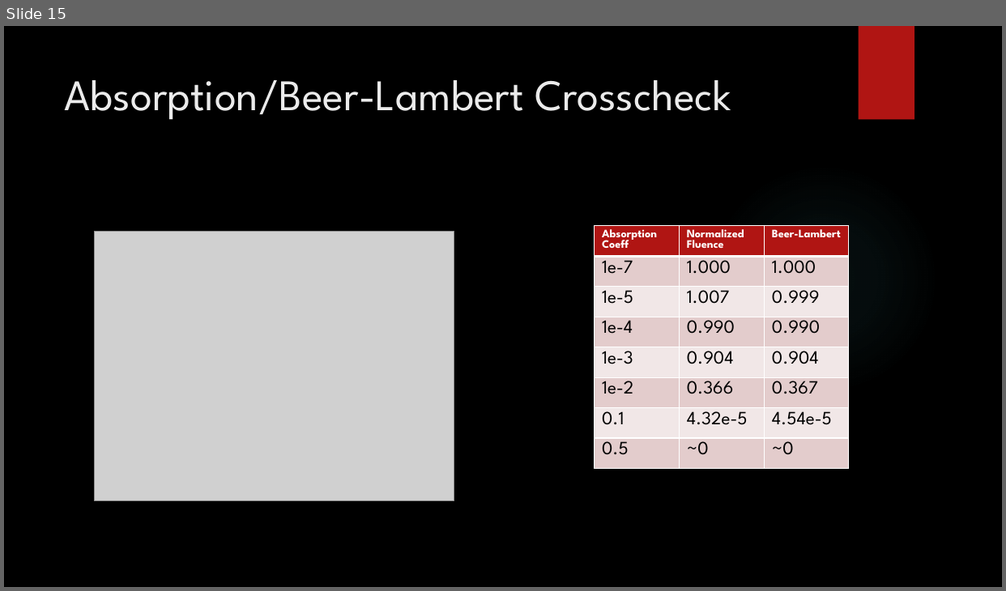
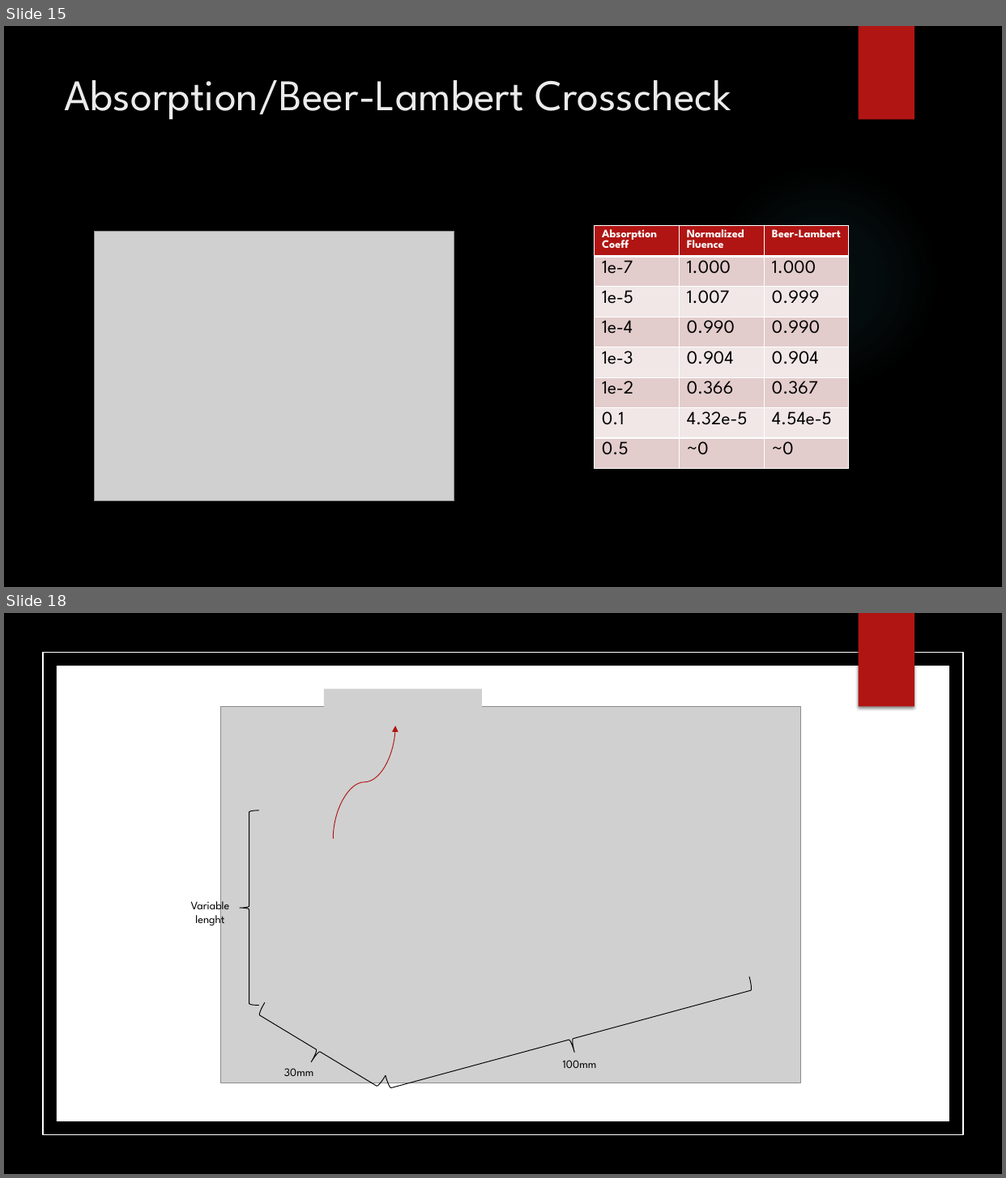
Before and after one commit to KAANVOLKAN05/GPGPU_Research, a slide deck: MonteCarlo/MonteCarloProj/Presentation for West River.pptx. Shown one above the other, each under a label of ours: slide 15 before the commit, slides 15 and 18 after it; the slides between them are not shown. The pictures are 1006x591 and 1006x1178 pixels, drawn with LibreOffice and Linux fonts; fonts in the diff are those of the drawing; grey boxes stand for pictures; background and template pictures are left out. Boxes give left, top, right and bottom in pixels: in the first picture for what was removed or moved away, otherwise in the second. Text is boxed around its words. In the diff, an @@ line names an element or a change of style, - is before the commit and + after.

```diff
--- a/MonteCarlo/MonteCarloProj/Presentation for West River.pptx
+++ b/MonteCarlo/MonteCarloProj/Presentation for West River.pptx
@@ slide 18 added at (x1=4, y1=613, x2=1002, y2=1174), background picture (left out) @@
@@ rectangle added at (x1=4, y1=613, x2=1002, y2=1174), fill #000000 @@
@@ rectangle added at (x1=859, y1=613, x2=914, y2=707), fill #B01513 @@
@@ rectangle added at (x1=43, y1=653, x2=963, y2=1135), outline #FFFFFF 1.5 pt @@
@@ rectangle added at (x1=57, y1=666, x2=949, y2=1122), fill #FFFFFF @@
@@ picture added at (x1=221, y1=707, x2=801, y2=1083) @@
@@ picture added at (x1=324, y1=688, x2=482, y2=726) @@
@@ curved arrow added from (334, 838) to (395, 726), #B01513 0.75 pt @@
@@ left brace added at (x1=240, y1=811, x2=258, y2=1005), outline #000000 0.75 pt @@
@@ text added at (x1=191, y1=898, x2=230, y2=927), 11 pt, text #000000 @@
+Variable lenght
@@ left brace added at (x1=386, y1=977, x2=756, y2=1102), outline #000000 0.75 pt @@
@@ left brace added at (x1=251, y1=1003, x2=386, y2=1099), outline #000000 0.75 pt @@
@@ text added at (x1=284, y1=1068, x2=314, y2=1076), 11 pt, text #000000 @@
+30mm
@@ text added at (x1=563, y1=1060, x2=597, y2=1068), 11 pt, text #000000 @@
+100mm
```
Also in this commit, not shown: 2 other slides added, 2 other files.
